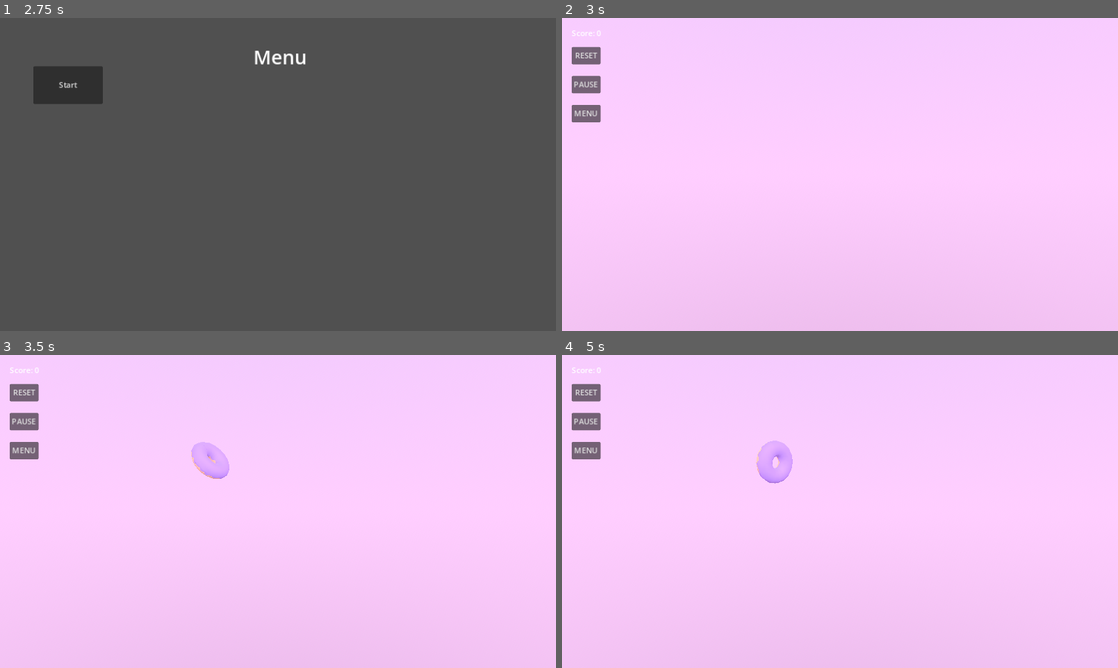
Above: before the commit, frames 1-4 (two rows, left to right).
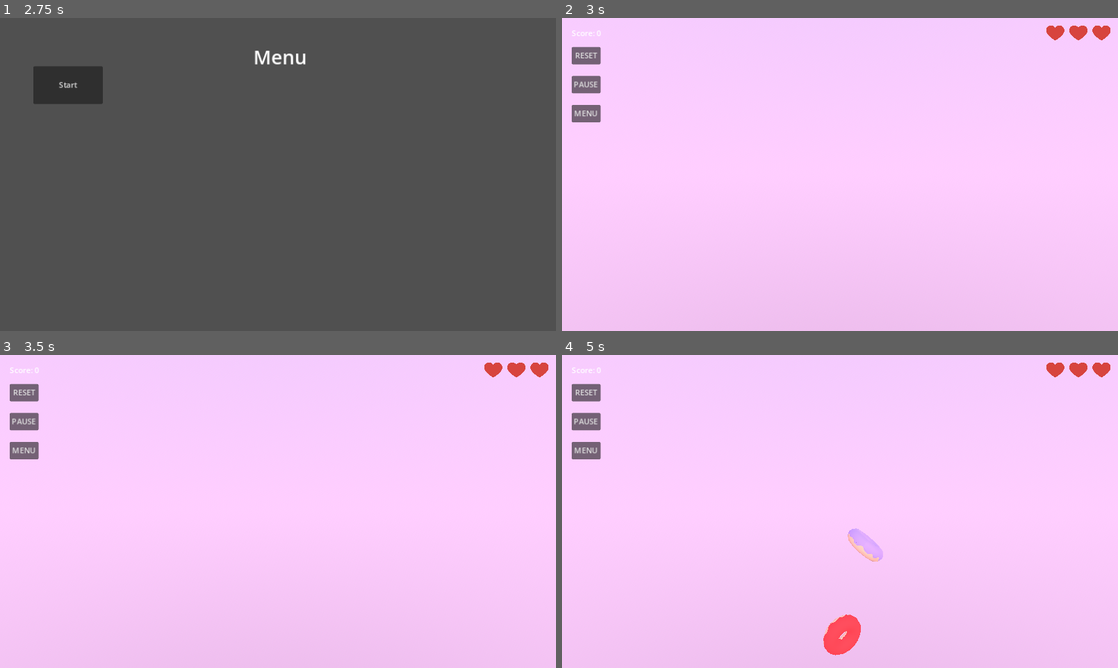
Above: after the commit, the same moments.

Repository: gugdun/donuts
Game: Godot game, scene res://scenes/game.tscn
Two runs of this game, one before a commit and one after it. Both use one fixed random seed, a clock stepped at 60 frames per second and the inputs below.
Inputs (mouse positions are in pixels of both pictures, inside the frame that each line leads up to):
- Up to frame 1 (2.75 s): click "RESET" at 0.5 s; click "MENU" at 1.25 s; click "PAUSE" at 2 s
- Up to frame 2 (3 s): click "Start" at 2.75 s
- Up to frame 3 (3.5 s): no input
- Up to frame 4 (5 s): move the mouse to (962, 495) at 3.52 s; click (962, 495) at 3.67 s; move the mouse to (728, 527) at 4.27 s; click (728, 527) at 4.42 s

Frame 1 is identical in both runs. In frame 2, 0.3% of the frame differs, in the area x 87-99%, y 2-8%; in frame 3, 0.9%; in frame 4, 2.0%, in the area x 34-99%, y 2-96%.

Commit message:
add: Scheduler base, spawner skins support #4

Diff:
--- a/scenes/game.tscn
+++ b/scenes/game.tscn
@@ -1,12 +1,15 @@
-[gd_scene load_steps=13 format=3 uid="uid://kukr7yuoefbq"]
+[gd_scene load_steps=16 format=3 uid="uid://kukr7yuoefbq"]
 
 [ext_resource type="PackedScene" uid="uid://dl5miopsl5xpv" path="res://scenes/spawner.tscn" id="1_aygvt"]
 [ext_resource type="Script" path="res://scripts/game.gd" id="1_ybh72"]
+[ext_resource type="PackedScene" uid="uid://bolda1q4ebxdl" path="res://scenes/scheduler.tscn" id="2_c5t7g"]
 [ext_resource type="PackedScene" uid="uid://dyldi8104486i" path="res://scenes/trail.tscn" id="3_nnxak"]
 [ext_resource type="PackedScene" uid="uid://dmhnak5hwtqcb" path="res://scenes/destroyer.tscn" id="4_pxjyh"]
+[ext_resource type="PackedScene" uid="uid://cebplxkxfurxq" path="res://scenes/donuts/chocolate_donut.tscn" id="4_wa7g3"]
 [ext_resource type="Script" path="res://scripts/score.gd" id="5_gjvsx"]
+[ext_resource type="PackedScene" uid="uid://bnb4lgqk50tai" path="res://scenes/donuts/red_donut.tscn" id="5_l268r"]
 [ext_resource type="Script" path="res://scripts/game_state.gd" id="6_8jga8"]
-[ext_resource type="PackedScene" uid="uid://c68xoboemdf7w" path="res://scenes/donut.tscn" id="6_i0elt"]
+[ext_resource type="PackedScene" uid="uid://c68xoboemdf7w" path="res://scenes/donuts/pink_donut.tscn" id="6_i0elt"]
 [ext_resource type="PackedScene" uid="uid://bhyqrm80u08wx" path="res://scenes/hp_container.tscn" id="6_n65nv"]
 [ext_resource type="PackedScene" uid="uid://bviyripn8ebbq" path="res://scenes/health_point.tscn" id="7_5yfvh"]
 
@@ -25,12 +28,15 @@
 background_mode = 2
 sky = SubResource("Sky_m31dt")
 
-[node name="game" type="Node3D" node_paths=PackedStringArray("camera", "trail", "score")]
+[node name="game" type="Node3D" node_paths=PackedStringArray("camera", "trail", "score", "pause_button", "health_bar", "scheduler")]
 script = ExtResource("1_ybh72")
 pop_timeout = 0.05
 camera = NodePath("environment/camera")
 trail = NodePath("scene/trail")
 score = NodePath("game_menu/score_label")
+pause_button = NodePath("game_menu/pause_button")
+health_bar = NodePath("game_menu/hp_container")
+scheduler = NodePath("scene/scheduler")
 
 [node name="environment" type="Node3D" parent="."]
 
@@ -46,8 +52,13 @@
 
 [node name="scene" type="Node3D" parent="."]
 
+[node name="scheduler" parent="scene" node_paths=PackedStringArray("spawners") instance=ExtResource("2_c5t7g")]
+transform = Transform3D(1, 0, 0, 0, 1, 0, 0, 0, 1, 0, -1, 1)
+spawners = [NodePath("../spawner")]
+
 [node name="spawner" parent="scene" instance=ExtResource("1_aygvt")]
 transform = Transform3D(1, 0, 0, 0, 1, 0, 0, 0, 1, 0, -1, 0)
+default_donuts = Array[PackedScene]([ExtResource("6_i0elt"), ExtResource("4_wa7g3"), ExtResource("5_l268r")])
 
 [node name="trail" parent="scene" node_paths=PackedStringArray("game") instance=ExtResource("3_nnxak")]
 game = NodePath("../..")
@@ -157,13 +168,7 @@
 
 [connection signal="donut_destroyed" from="scene/destroyer" to="game_menu/hp_container" method="decrease_health"]
 [connection signal="pressed" from="game_menu/reset_button" to="." method="_start_game"]
-[connection signal="pressed" from="game_menu/reset_button" to="game_menu/score_label" method="reset"]
-[connection signal="pressed" from="game_menu/reset_button" to="game_menu/hp_container" method="setup_health_points"]
-[connection signal="pressed" from="game_menu/reset_button" to="game_menu/pause_button" method="set_disabled" binds= [false]]
 [connection signal="pressed" from="game_menu/menu_button" to="." method="_open_menu"]
 [connection signal="pressed" from="game_menu/pause_button" to="." method="_pause_game"]
-[connection signal="you_died" from="game_menu/hp_container" to="." method="_pause_game"]
-[connection signal="you_died" from="game_menu/hp_container" to="game_menu/pause_button" method="set_disabled" binds= [true]]
+[connection signal="you_died" from="game_menu/hp_container" to="." method="game_over"]
 [connection signal="pressed" from="main_menu/start_button" to="." method="_start_game"]
-[connection signal="pressed" from="main_menu/start_button" to="game_menu/hp_container" method="setup_health_points"]
-[connection signal="pressed" from="main_menu/start_button" to="game_menu/pause_button" method="set_disabled" binds= [false]]
--- /dev/null
+++ b/scenes/scheduler.tscn
@@ -0,0 +1,11 @@
+[gd_scene load_steps=2 format=3 uid="uid://bolda1q4ebxdl"]
+
+[ext_resource type="Script" path="res://scripts/scheduler.gd" id="1_0ta23"]
+
+[node name="scheduler" type="Node3D" node_paths=PackedStringArray("timer")]
+script = ExtResource("1_0ta23")
+timer = NodePath("timer")
+
+[node name="timer" type="Timer" parent="."]
+
+[connection signal="timeout" from="timer" to="." method="on_timer_tick"]
--- a/scenes/spawner.tscn
+++ b/scenes/spawner.tscn
@@ -1,13 +1,7 @@
-[gd_scene load_steps=3 format=3 uid="uid://dl5miopsl5xpv"]
+[gd_scene load_steps=2 format=3 uid="uid://dl5miopsl5xpv"]
 
 [ext_resource type="Script" path="res://scripts/spawner.gd" id="1_hkbxc"]
-[ext_resource type="PackedScene" uid="uid://c68xoboemdf7w" path="res://scenes/donut.tscn" id="2_u41ib"]
 
 [node name="spawner" type="Node3D" node_paths=PackedStringArray("timer")]
 script = ExtResource("1_hkbxc")
-donut = ExtResource("2_u41ib")
-timer = NodePath("timer")
-
-[node name="timer" type="Timer" parent="."]
-
-[connection signal="timeout" from="timer" to="." method="spawn"]
+timer = NodePath("")
--- a/scripts/game.gd
+++ b/scripts/game.gd
@@ -7,6 +7,9 @@
 @export var camera: Camera3D
 @export var trail: Trail
 @export var score: Score
+@export var pause_button: Button
+@export var health_bar: HealthBar
+@export var scheduler: Scheduler
 
 var pressed: bool = false
 var points: Array[Vector3] = []
@@ -20,7 +23,6 @@
 		points.pop_front()
 		timeout = 0
 	trail.update(points, pressed)
-
 
 func _input(event: InputEvent) -> void:
 	if event is InputEventMouseButton:
@@ -37,10 +39,17 @@
 			points.pop_front()
 
 func _start_game() -> void:
+	_reset_game()
 	GameState.set_state(GameState.State.PLAYING)
 	get_tree().paused = false
 	$main_menu.visible = false
 	return
+
+func _reset_game() -> void:
+	score.reset()
+	scheduler.reset()
+	health_bar.reset()
+	pause_button.disabled = false
 
 func _pause_game() -> void:
 	if(GameState.current_state == GameState.State.PAUSED):
@@ -54,5 +63,9 @@
 func _open_menu() -> void:
 	GameState.set_state(GameState.State.IDLE)
 	$main_menu.visible = true
-	score.reset()
 	return
+
+func game_over() -> void:
+	GameState.set_state(GameState.State.GAME_OVER)
+	get_tree().paused = true
+	pause_button.disabled = true
--- /dev/null
+++ b/scripts/scheduler.gd
@@ -0,0 +1,32 @@
+class_name Scheduler
+
+extends Node3D
+
+enum Preset { SINGLE, DOUBLE, TRIPLE, QUAD }
+
+@export var preset: Preset = Preset.SINGLE
+@export var spawners: Array[Spawner]
+@export var timer: Timer
+
+func _ready() -> void:
+	timer.start()
+	GameState.state_changed.connect(_on_state_changed)
+
+func _on_state_changed(_old_state, new_state) -> void:
+	if new_state == GameState.State.GAME_OVER:
+		timer.stop()
+
+func on_timer_tick() -> void:
+	match preset:
+		Preset.SINGLE:
+			if spawners.size() < 1:
+				return
+			var s: Spawner = spawners[0]
+			s.spawn_default_donut()
+		_:
+			pass
+
+func reset() -> void:
+	if !timer.is_stopped():
+		timer.stop()
+	timer.start()
--- a/scripts/spawner.gd
+++ b/scripts/spawner.gd
@@ -2,24 +2,19 @@
 
 extends Node3D
 
-@export var donut: PackedScene
-@export var timer: Timer
+@export var default_donuts: Array[PackedScene]
 @export var force: float = 225.0
 @export var angular_speed: float = 40.0
 @export var angular_velocity: float = 7.5
 
-func _ready() -> void:
-	timer.start()
+func _spawn_donut(donut: Donut) -> void:
+	var rand: Vector3 = Vector3(randf() * angular_speed * 2.0 - angular_speed, 0, 0)
+	donut.angular_velocity = Vector3(randf() * angular_velocity, randf() * angular_velocity, randf() * angular_velocity)
+	add_child(donut)
+	donut.global_position = global_position
+	donut.set_spawner(self)
+	donut.apply_force(Vector3.UP * force + rand)
 
-func spawn() -> void:
-	if (GameState.current_state != GameState.State.PLAYING):
-		return
-	var inst: Donut = donut.instantiate()
-	var rand: Vector3 = Vector3(randf() * angular_speed * 2.0 - angular_speed, 0, 0)
-	inst.angular_velocity = Vector3(randf() * angular_velocity, randf() * angular_velocity, randf() * angular_velocity)
-	add_child(inst)
-	inst.set_spawner(self)
-	inst.apply_force(Vector3.UP * force + rand)
-
-func _on_hp_container_you_died():
-	timer.stop()
+func spawn_default_donut() -> void:
+	var d: Donut = default_donuts.pick_random().instantiate()
+	_spawn_donut(d)
Binary file added: textures/donuts/chocolate_donut_Donut_Texture.png
Not shown, added: textures/donuts/chocolate_donut_Donut_Texture.png.import
Binary file added: textures/donuts/chocolate_donut_HalfGlaze.png
Not shown, added: textures/donuts/chocolate_donut_HalfGlaze.png.import
Binary file added: textures/donuts/chocolate_donut_cut_Glaze_Texture.png
Not shown, added: textures/donuts/chocolate_donut_cut_Glaze_Texture.png.import
Binary file added: textures/donuts/chocolate_donut_cut_HalfDonut.png
Not shown, added: textures/donuts/chocolate_donut_cut_HalfDonut.png.import
Binary file added: textures/donuts/pink_donut_Donut_Texture.png
Not shown, added: textures/donuts/pink_donut_Donut_Texture.png.import
Binary file added: textures/donuts/pink_donut_HalfGlaze.png
Not shown, added: textures/donuts/pink_donut_HalfGlaze.png.import
(and 12 more such lines)
